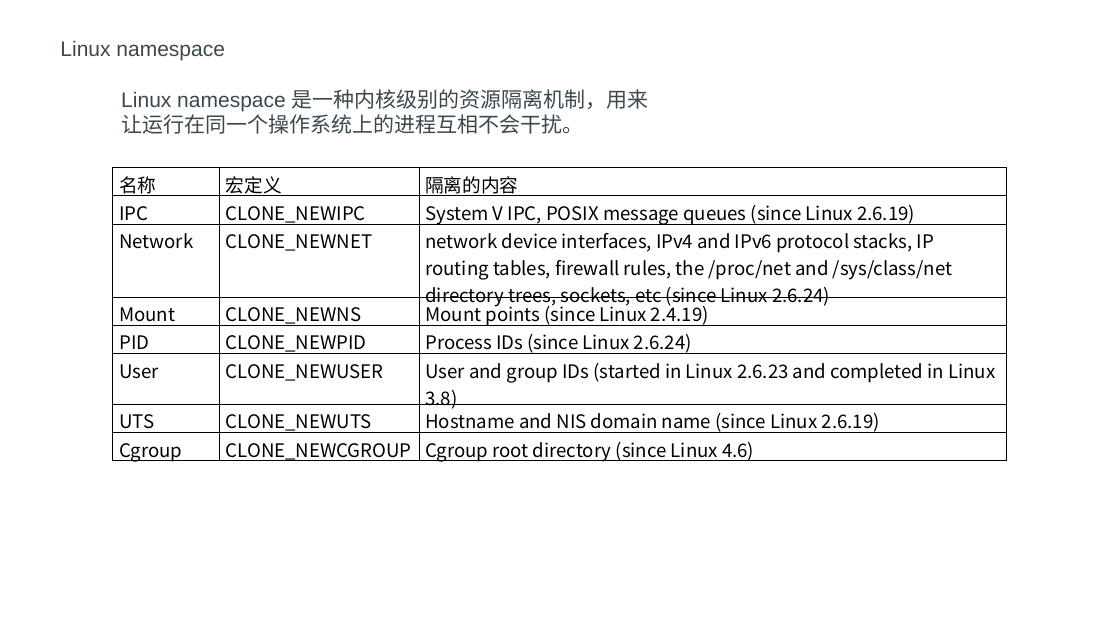
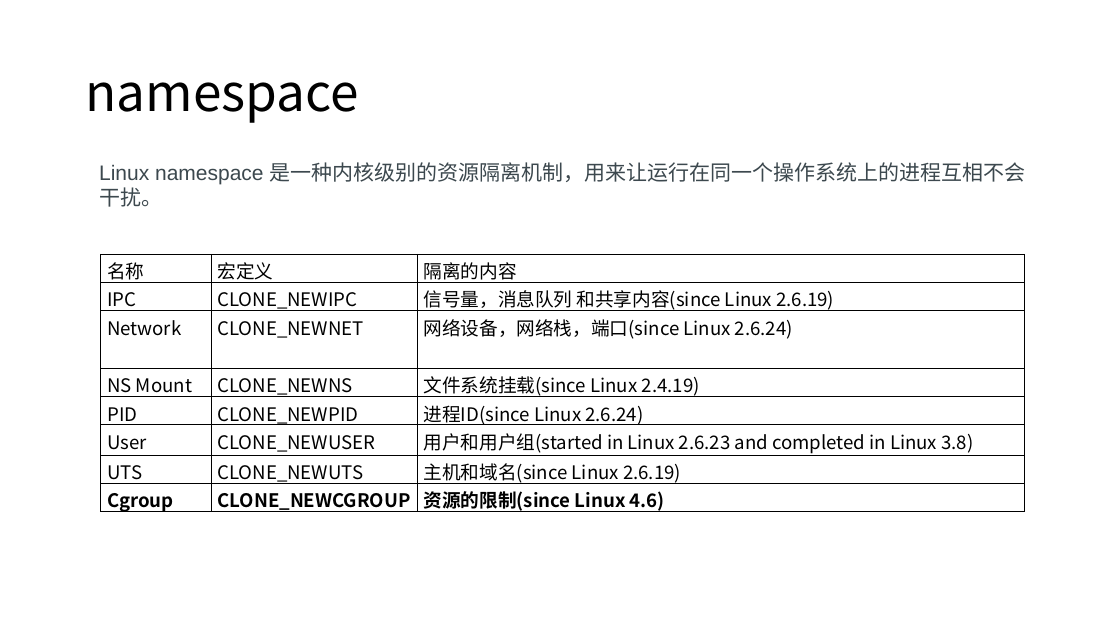
Before and after one commit to axzxs2001/Asp.NetCoreExperiment, a slide deck: slide 6 of Asp.NetCoreExperiment/kubernetes/kubernetes.pptx (slide 5 before the commit). Drawn at 1120x630 pixels with LibreOffice and Linux fonts; fonts in the diff are those of the drawing; background and template pictures are left out. Boxes give left, top, right and bottom in pixels: in the first picture for what was removed or moved away, otherwise in the second. Text is boxed around its words. In the diff, an @@ line names an element or a change of style, - is before the commit and + after.

```diff
--- a/Asp.NetCoreExperiment/kubernetes/kubernetes.pptx
+++ b/Asp.NetCoreExperiment/kubernetes/kubernetes.pptx
@@ text removed at (60, 40, 225, 61) @@
-Linux namespace
@@ title added at (85, 82, 359, 123), 44 pt, text #000000 @@
+namespace
@@ text "Linux namespace 是一种内核级别的资源隔离机制，用来让运行在同一个操作系统上的进程互相不会干扰。" rewrapped from (121, 89, 649, 134) to (99, 162, 1026, 207) @@
@@ table at (101, 255, 1024, 516) @@
-row 2, column 3: System V IPC, POSIX message queues (since Linux 2.6.19)
+row 2, column 3: 信号量，消息队列 和共享内容(since Linux 2.6.19)
-row 3, column 3: network device interfaces, IPv4 and IPv6 protocol stacks, IP routing tables, firewall rules, the /proc/net and /sys/class/net directory trees, sockets, etc (since Linux 2.6.24)
+row 3, column 3: 网络设备，网络栈，端口(since Linux 2.6.24)
-row 4, column 1: Mount
+row 4, column 1: NS Mount
-row 4, column 3: Mount points (since Linux 2.4.19)
+row 4, column 3: 文件系统挂载(since Linux 2.4.19)
-row 5, column 3: Process IDs (since Linux 2.6.24)
+row 5, column 3: 进程ID(since Linux 2.6.24)
-row 6, column 3: User and group IDs (started in Linux 2.6.23 and completed in Linux 3.8)
+row 6, column 3: 用户和用户组(started in Linux 2.6.23 and completed in Linux 3.8)
-row 7, column 3: Hostname and NIS domain name (since Linux 2.6.19)
+row 7, column 3: 主机和域名(since Linux 2.6.19)
-row 8, column 3: Cgroup root directory (since Linux 4.6)
+row 8, column 3: 资源的限制(since Linux 4.6)
@@ bold on in "Cgroup", "CLONE_NEWCGROUP" @@
@@ table: place and size @@
-table at (113, 168, 1007, 466)
+table at (101, 255, 1024, 516)
```
Also in this commit, not shown: 12 other slides changed, 4 slides added, 1 slide removed.
